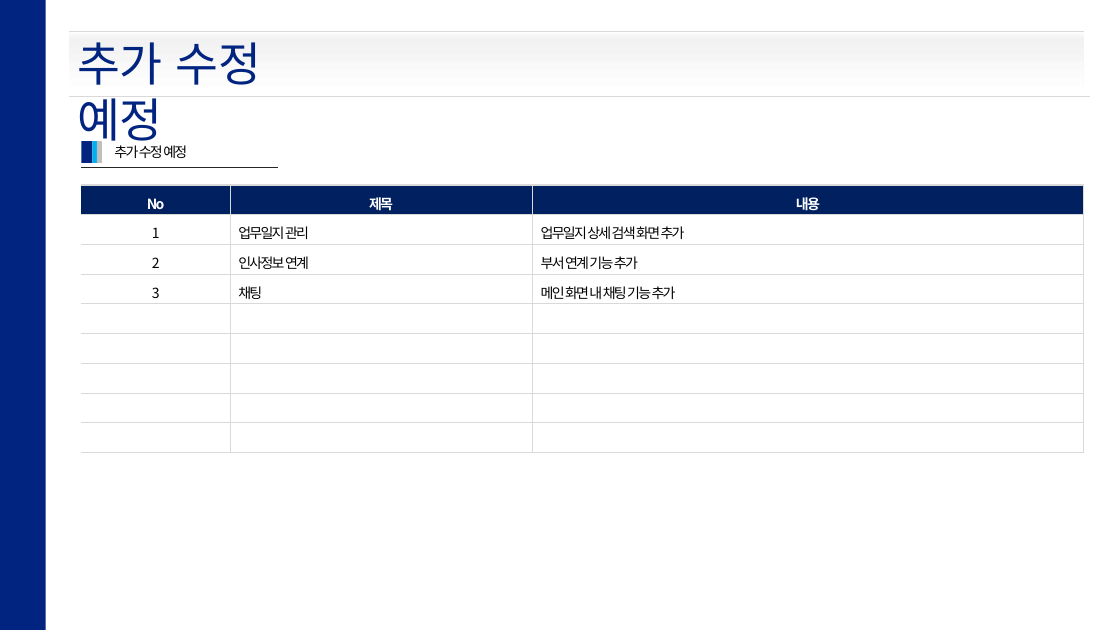
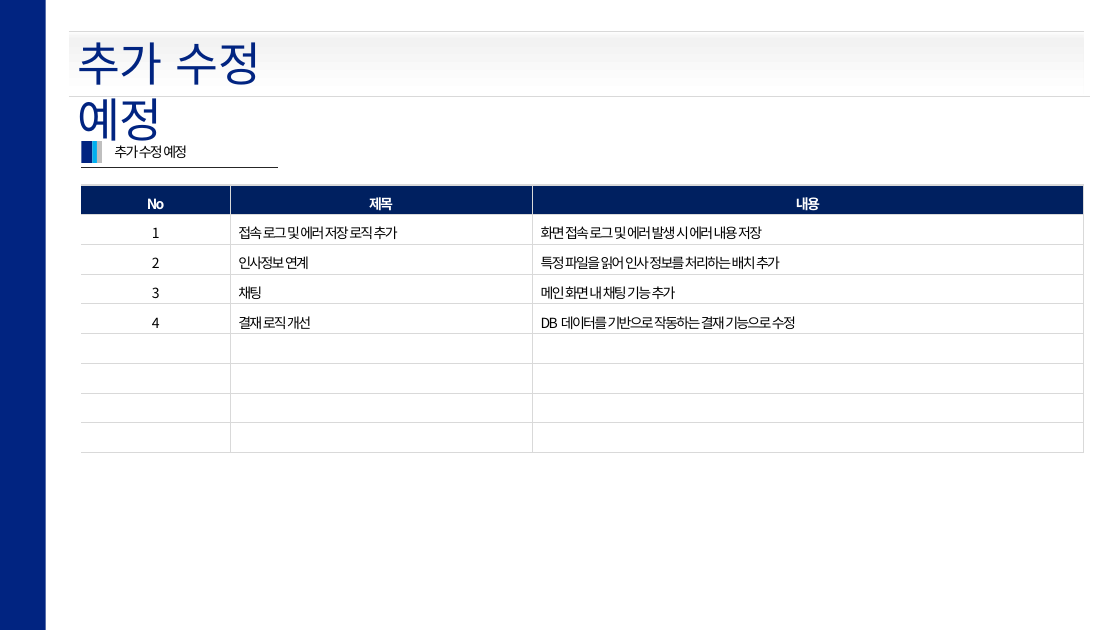
Before and after one commit to hikr90/hikr90, a slide deck: slide 31 of 02.프로젝트/01.인트라넷/01.설계/인트라넷 프로젝트.pptx. Drawn at 1120x630 pixels with LibreOffice and Linux fonts; fonts in the diff are those of the drawing. Boxes give left, top, right and bottom in pixels: in the first picture for what was removed or moved away, otherwise in the second. Text is boxed around its words. In the diff, an @@ line names an element or a change of style, - is before the commit and + after.

Commit message:
- INTR_ERROR_LOG 처리 - 메뉴 수정 - 설계 문서 수정

```diff
--- a/02.프로젝트/01.인트라넷/01.설계/인트라넷 프로젝트.pptx
+++ b/02.프로젝트/01.인트라넷/01.설계/인트라넷 프로젝트.pptx
@@ table at (82, 185, 1084, 453) @@
-row 2, column 2: 업무일지 관리
+row 2, column 2: 접속 로그 및 에러 저장 로직 추가
-row 2, column 3: 업무일지 상세 검색 화면 추가
+row 2, column 3: 화면 접속 로그 및 에러 발생 시 에러 내용 저장
-row 3, column 3: 부서 연계 기능 추가
+row 3, column 3: 특정 파일을 읽어 인사 정보를 처리하는 배치 추가
+row 5: 4 | 결재 로직 개선 | DB 데이터를 기반으로 작동하는 결재 기능으로 수정
-row 9:  |  | 
```
Also in this commit, not shown: 17 other slides changed, 30 other files.
